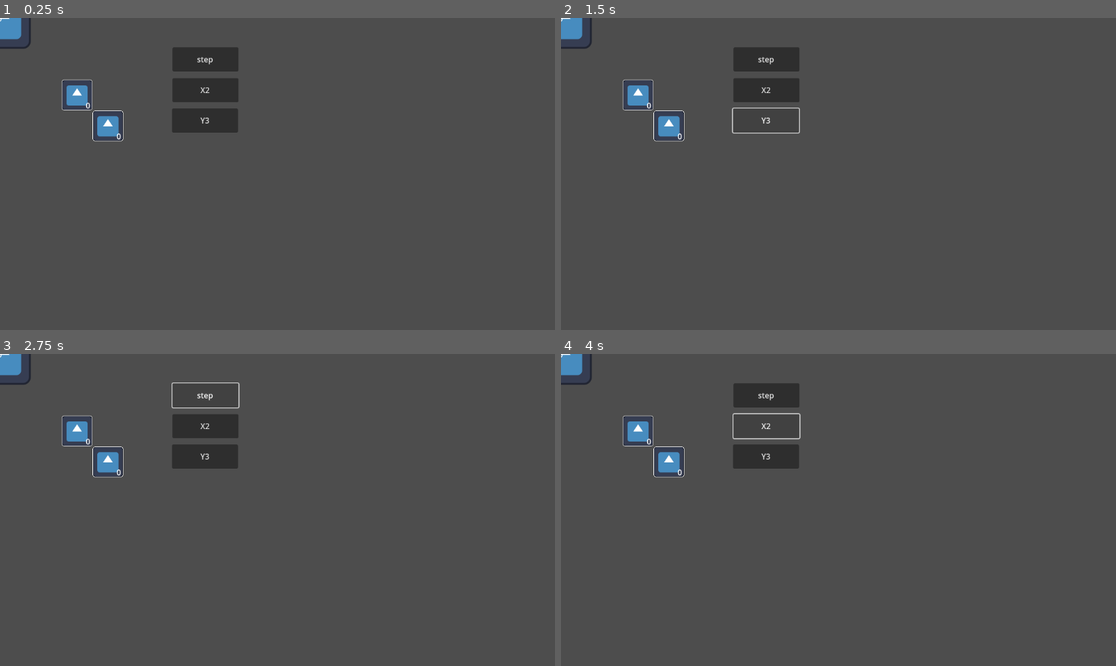
Above: before the commit, frames 1-4 (two rows, left to right).
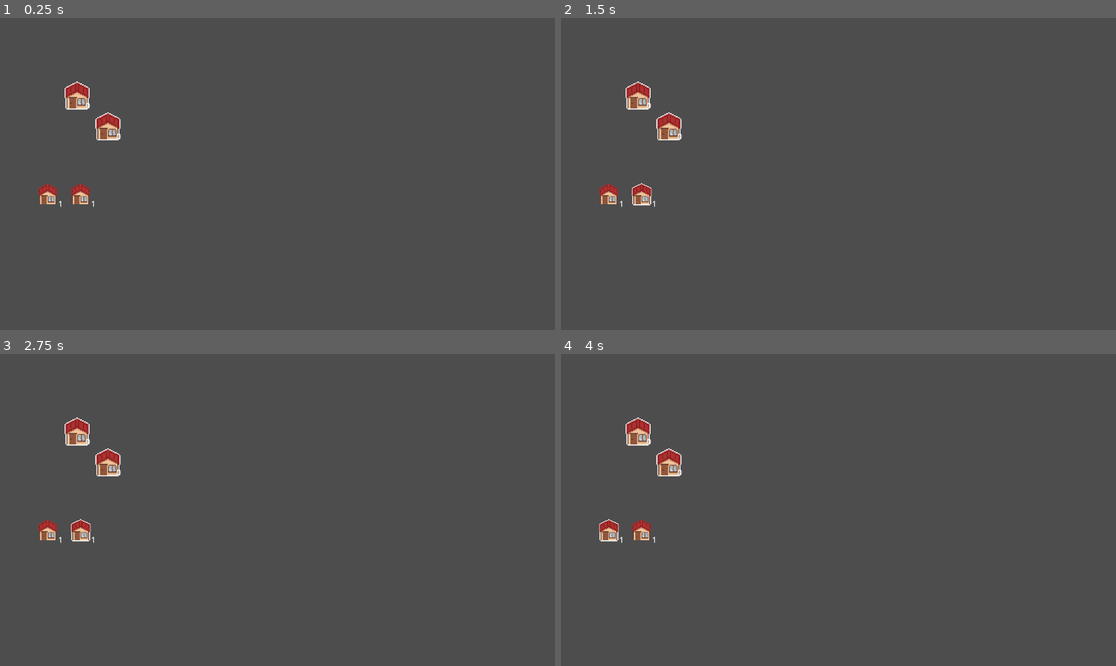
Above: after the commit, the same moments.

Repository: SimonPiCarter/GMTK2023
Game: Godot game, scene res://scene/test/test_grid.tscn
Same seed, same stepped clock (60 frames per second), same inputs: the game is played once before the commit and once after it. The engine's default icon, where the game draws it, is replaced by a stand-in: a white triangle on a blue panel in a dark square.
Inputs (mouse positions are in pixels of both pictures, inside the frame that each line leads up to; where the layout moved, square brackets give the same spot in the first picture):
- Up to frame 1 (0.25 s): no input
- Up to frame 2 (1.5 s): click (610, 192) [766, 89] at 0.5 s; click (638, 192) [766, 120] at 1.25 s
- Up to frame 3 (2.75 s): click (205, 394) at 2 s, where only the run before the commit has a clickable "step"
- Up to frame 4 (4 s): click (766, 394) at 2.75 s, where only the run before the commit has a clickable "step"; click (610, 528) [766, 425] at 3.5 s

The runs differ from the first frame. In frame 1, 4.3% of the frame differs, in the area x 0-43%, y 0-61%; in frame 2, 3.6%; in frame 3, 3.6%; in frame 4, 3.6%.

Commit message:
added better button and sprites

Diff:
--- /dev/null
+++ b/resources/sprite_maison.tres
@@ -0,0 +1,54 @@
+[gd_resource type="SpriteFrames" load_steps=6 format=3 uid="uid://xslcuuuans4y"]
+
+[ext_resource type="Texture2D" uid="uid://btpe0jiktbe7t" path="res://resources/test_sprite_maison.png" id="1_jk0si"]
+
+[sub_resource type="AtlasTexture" id="AtlasTexture_y3prc"]
+atlas = ExtResource("1_jk0si")
+region = Rect2(120, 0, 40, 40)
+
+[sub_resource type="AtlasTexture" id="AtlasTexture_0qi8n"]
+atlas = ExtResource("1_jk0si")
+region = Rect2(40, 0, 40, 40)
+
+[sub_resource type="AtlasTexture" id="AtlasTexture_221bx"]
+atlas = ExtResource("1_jk0si")
+region = Rect2(80, 0, 40, 40)
+
+[sub_resource type="AtlasTexture" id="AtlasTexture_kvxea"]
+atlas = ExtResource("1_jk0si")
+region = Rect2(0, 0, 40, 40)
+
+[resource]
+animations = [{
+"frames": [{
+"duration": 1.0,
+"texture": SubResource("AtlasTexture_y3prc")
+}],
+"loop": true,
+"name": &"big",
+"speed": 5.0
+}, {
+"frames": [{
+"duration": 1.0,
+"texture": SubResource("AtlasTexture_0qi8n")
+}],
+"loop": true,
+"name": &"bleu",
+"speed": 5.0
+}, {
+"frames": [{
+"duration": 1.0,
+"texture": SubResource("AtlasTexture_221bx")
+}],
+"loop": true,
+"name": &"blinded",
+"speed": 5.0
+}, {
+"frames": [{
+"duration": 1.0,
+"texture": SubResource("AtlasTexture_kvxea")
+}],
+"loop": true,
+"name": &"red",
+"speed": 5.0
+}]
--- /dev/null
+++ b/scene/UI/item.gd
@@ -0,0 +1,17 @@
+class_name Item extends Control
+
+var object : GridObject = preload("res://scene/objects/LineXObject.tscn").instantiate()
+
+@onready var tex = $tex
+@onready var qty_label = $qty_label
+
+func _ready():
+	object.qty = 1
+	object.size_x = 0
+	qty_label.text = String.num_int64(object.qty)
+
+
+func use():
+	object.qty -= 1
+	qty_label.text = String.num_int64(object.qty)
+	tex.material.set_shader_parameter("width", 0.)
--- a/scene/UI/item.tscn
+++ b/scene/UI/item.tscn
@@ -1,28 +1,46 @@
-[gd_scene load_steps=2 format=3 uid="uid://bqa3dwbfunnwv"]
+[gd_scene load_steps=6 format=3 uid="uid://bqa3dwbfunnwv"]
 
-[ext_resource type="Texture2D" uid="uid://c1sw71ponsjn6" path="res://icon.svg" id="1_v8hkc"]
+[ext_resource type="Script" path="res://scene/UI/item.gd" id="1_3g8p4"]
+[ext_resource type="Texture2D" uid="uid://btpe0jiktbe7t" path="res://resources/test_sprite_maison.png" id="1_hsapl"]
+[ext_resource type="Shader" path="res://shaders/outline.gdshader" id="2_hqkul"]
+
+[sub_resource type="ShaderMaterial" id="ShaderMaterial_ts0ri"]
+resource_local_to_scene = true
+shader = ExtResource("2_hqkul")
+shader_parameter/color = Color(1, 1, 1, 1)
+shader_parameter/width = 0.0
+shader_parameter/pattern = 0
+shader_parameter/inside = false
+shader_parameter/add_margins = true
+
+[sub_resource type="AtlasTexture" id="AtlasTexture_5sah7"]
+resource_local_to_scene = true
+atlas = ExtResource("1_hsapl")
+region = Rect2(0, 0, 40, 40)
 
 [node name="item" type="Control"]
+custom_minimum_size = Vector2(64, 64)
 layout_mode = 3
 anchors_preset = 15
 anchor_right = 1.0
 anchor_bottom = 1.0
 grow_horizontal = 2
 grow_vertical = 2
+script = ExtResource("1_3g8p4")
 
-[node name="TextureButton" type="TextureButton" parent="."]
+[node name="tex" type="TextureButton" parent="."]
+texture_filter = 1
+material = SubResource("ShaderMaterial_ts0ri")
 layout_mode = 1
 anchors_preset = 15
 anchor_right = 1.0
 anchor_bottom = 1.0
 grow_horizontal = 2
 grow_vertical = 2
-texture_normal = ExtResource("1_v8hkc")
-texture_pressed = ExtResource("1_v8hkc")
-texture_hover = ExtResource("1_v8hkc")
+texture_normal = SubResource("AtlasTexture_5sah7")
 stretch_mode = 0
 
-[node name="Label" type="Label" parent="."]
+[node name="qty_label" type="Label" parent="."]
 layout_mode = 1
 anchors_preset = 15
 anchor_right = 1.0
--- a/scene/grid/Case.tscn
+++ b/scene/grid/Case.tscn
@@ -1,16 +1,16 @@
 [gd_scene load_steps=6 format=3 uid="uid://bsiu3novor71h"]
 
 [ext_resource type="Script" path="res://scene/grid/Case.gd" id="1_0mgw5"]
-[ext_resource type="Texture2D" uid="uid://c1sw71ponsjn6" path="res://icon.svg" id="2_blmfy"]
 [ext_resource type="Shader" path="res://shaders/outline.gdshader" id="2_cgyok"]
+[ext_resource type="SpriteFrames" uid="uid://xslcuuuans4y" path="res://resources/sprite_maison.tres" id="3_kyvoh"]
 
-[sub_resource type="ShaderMaterial" id="ShaderMaterial_f5d2m"]
+[sub_resource type="ShaderMaterial" id="ShaderMaterial_jx116"]
 resource_local_to_scene = true
 shader = ExtResource("2_cgyok")
-shader_parameter/color = Color(0.858824, 0, 0, 1)
-shader_parameter/width = 2.0
+shader_parameter/color = Color(1, 1, 1, 1)
+shader_parameter/width = 1.0
 shader_parameter/pattern = 0
-shader_parameter/inside = true
+shader_parameter/inside = false
 shader_parameter/add_margins = true
 
 [sub_resource type="RectangleShape2D" id="RectangleShape2D_q2uiq"]
@@ -19,10 +19,12 @@
 [node name="Case" type="Node2D"]
 script = ExtResource("1_0mgw5")
 
-[node name="Sprite" type="Sprite2D" parent="."]
-material = SubResource("ShaderMaterial_f5d2m")
-scale = Vector2(0.5, 0.5)
-texture = ExtResource("2_blmfy")
+[node name="Sprite" type="AnimatedSprite2D" parent="."]
+texture_filter = 1
+material = SubResource("ShaderMaterial_jx116")
+scale = Vector2(2, 2)
+sprite_frames = ExtResource("3_kyvoh")
+animation = &"red"
 
 [node name="Area" type="Area2D" parent="."]
 
--- a/scene/test/test_grid.gd
+++ b/scene/test/test_grid.gd
@@ -1,9 +1,9 @@
 extends Node2D
 
-var xobj = preload("res://scene/objects/LineXObject.tscn").instantiate()
-var yobj = preload("res://scene/objects/LineYObject.tscn").instantiate()
+@onready var item1 = $box/item1
+@onready var item2 = $box/item2
 
-var current_obj : GridObject = null
+var current_item : Item = null
 
 # Called when the node enters the scene tree for the first time.
 func _ready():
@@ -14,33 +14,40 @@
 	$Grid.get_elt(3, 3).set_empty(false)
 
 	$Step.pressed.connect($Grid.decrease_timer)
-	$x2.pressed.connect(objX)
-	$y3.pressed.connect(objY)
+	item1.tex.pressed.connect(objX)
+	item2.tex.pressed.connect(objY)
 
 	$Grid.case_clicked.connect(clicked)
 
-	xobj.size_x = 0
-	xobj.qty = 1
-	yobj.size_y = 0
-	yobj.qty = 1
-
 func objX():
-	if xobj.qty > 0:
-		current_obj = xobj
+	reset_all_items()
+	if item1.object.qty > 0:
+		current_item = item1
+		current_item.tex.material.set_shader_parameter("width", 1.)
 
 func objY():
-	if yobj.qty > 0:
-		current_obj = yobj
+	reset_all_items()
+	if item2.object.qty > 0:
+		current_item = item2
+		current_item.tex.material.set_shader_parameter("width", 1.)
 
 func clicked(x, y):
-	if current_obj:
+	if current_item:
+		var current_obj = current_item.object
 		var cases = current_obj.get_case(Vector2(x,y), $Grid)
 		for case in cases:
 			case.start_fire()
-		$Grid.decrease_timer()
-		current_obj.qty -= 1
 
+		current_item.use()
 		current_obj = null
 
-	if $Grid.check_all_case_on_fire():
-		$win_screen.show()
+		$Grid.decrease_timer()
+
+		if $Grid.check_all_case_on_fire():
+			$win_screen.show()
+
+	reset_all_items()
+
+func reset_all_items():
+	item1.tex.material.set_shader_parameter("width", 0.)
+	item2.tex.material.set_shader_parameter("width", 0.)
--- a/scene/test/test_grid.tscn
+++ b/scene/test/test_grid.tscn
@@ -10,25 +10,12 @@
 [node name="Grid" parent="." instance=ExtResource("1_k1f0o")]
 
 [node name="Step" type="Button" parent="."]
+visible = false
 offset_left = 358.0
 offset_top = 61.0
 offset_right = 495.0
 offset_bottom = 111.0
 text = "step"
-
-[node name="x2" type="Button" parent="."]
-offset_left = 358.0
-offset_top = 125.0
-offset_right = 495.0
-offset_bottom = 175.0
-text = "X2"
-
-[node name="y3" type="Button" parent="."]
-offset_left = 357.0
-offset_top = 188.0
-offset_right = 494.0
-offset_bottom = 238.0
-text = "Y3"
 
 [node name="win_screen" type="Label" parent="."]
 visible = false
@@ -40,4 +27,15 @@
 horizontal_alignment = 1
 vertical_alignment = 1
 
-[node name="item" parent="." instance=ExtResource("3_mc4wm")]
+[node name="box" type="HBoxContainer" parent="."]
+offset_left = 67.0
+offset_top = 333.0
+offset_right = 199.0
+offset_bottom = 397.0
+metadata/_edit_group_ = true
+
+[node name="item1" parent="box" instance=ExtResource("3_mc4wm")]
+layout_mode = 2
+
+[node name="item2" parent="box" instance=ExtResource("3_mc4wm")]
+layout_mode = 2
Binary file added: resources/test_sprite_maison.png
Not shown, added: resources/test_sprite_maison.png.import
